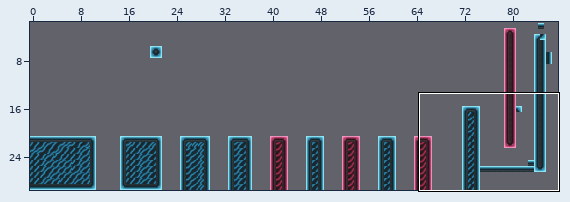
Tiled map (JSON): assets/maps/nical1.json. Above: a wide view before the commit, with the close-up outlined.
Close-up. First the earlier version:
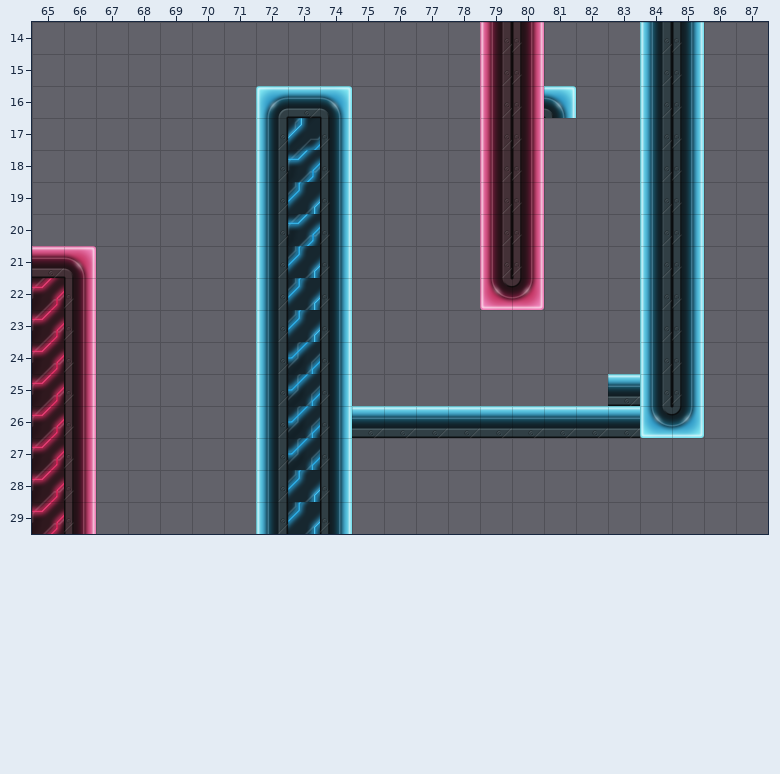
Cells are 32x32 px. Shown: x 65..87, y 14..29. The commit also changed other parts of the map, which this record leaves out.
And afterwards:
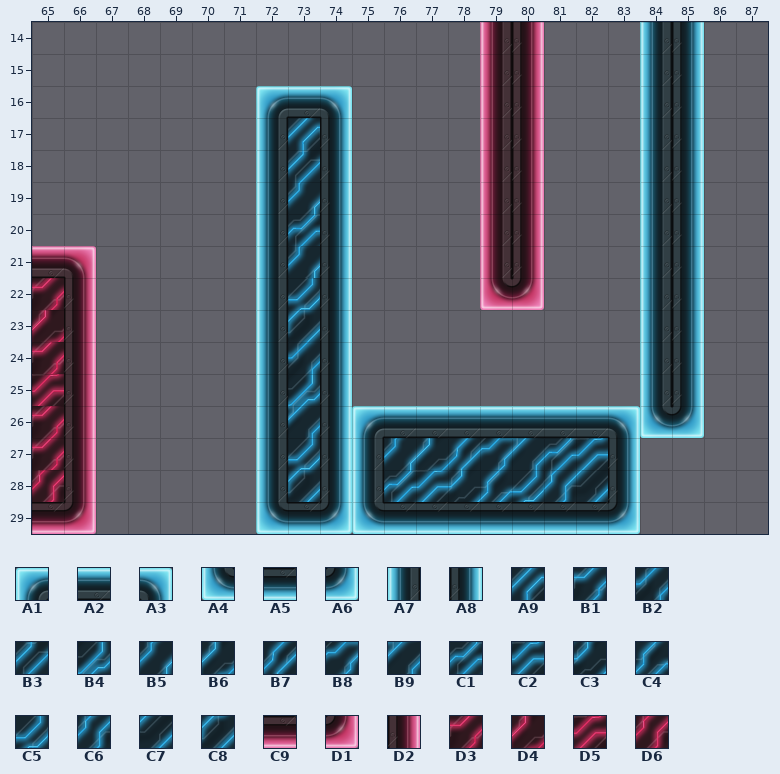
Key: from "texture32": A1 0, A2 1, A3 2, A4 3, A5 4, A6 5, A7 6, A8 7, A9 8, B1 9, B2 12, B3 13, B4 17, B5 18, B6 19, B7 20, B8 21, B9 22, C1 23, C2 24, C3 25, C4 26, C5 27, C6 28, C7 29, C8 32, C9 40, D1 41, D2 43, D3 45, D4 55, D5 60, D6 64.
__ is an empty cell.
From old to new:
{"where": "layer \"solid\""}
{"y":16,"x":81,"old":"A3","new":"__"}
{"y":17,"x":73,"old":"B6","new":"A9"}
{"y":18,"x":73,"old":"B1","new":"B3"}
{"y":20,"x":73,"old":"B1","new":"C1"}
{"y":22,"x":73,"old":"B5","new":"C5"}
{"y":23,"x":65,"old":"D3","new":"D4"}
{"y":23,"x":73,"old":"B5","new":"C8"}
{"y":25,"x":65,"old":"D3","new":"D5"}
{"y":25,"x":73,"old":"B2","new":"B4"}
{"y":25,"x":83,"old":"A2","new":"__"}
{"y":26,"x":73,"old":"B2","new":"B9"}
{"y":26,"x":75,"old":"A2","new":"A1"}
{"y":26,"x":83,"old":"A2","new":"A3"}
{"y":27,"x":73,"old":"B2","new":"C5"}
{"y":27,"x":75,"old":"__ __ __ __ __ __ __ __ __","new":"A7 B5 B6 B7 B8 B9 C1 C2 A8"}
{"y":28,"x":65,"old":"D3","new":"D6"}
{"y":28,"x":73,"old":"B5","new":"C8"}
{"y":28,"x":75,"old":"__ __ __ __ __ __ __ __ __","new":"A7 C1 C2 C3 C4 C5 C6 C7 A8"}
{"y":29,"x":65,"old":"D3 D2","new":"C9 D1"}
{"y":29,"x":72,"old":"A7 B5 A8 __ __ __ __ __ __ __ __ __","new":"A4 A5 A6 A4 A5 A5 A5 A5 A5 A5 A5 A6"}
{"label":"removed","picture_box":[544,86,576,118]}
{"label":"changed","picture_box":[288,118,320,182]}
{"label":"changed","picture_box":[288,214,320,246]}
{"label":"changed","picture_box":[288,278,320,342]}
{"label":"changed","picture_box":[32,310,64,342]}
{"label":"changed","picture_box":[32,374,64,406]}
{"label":"changed","picture_box":[256,374,640,534]}
{"label":"changed","picture_box":[32,470,96,534]}
